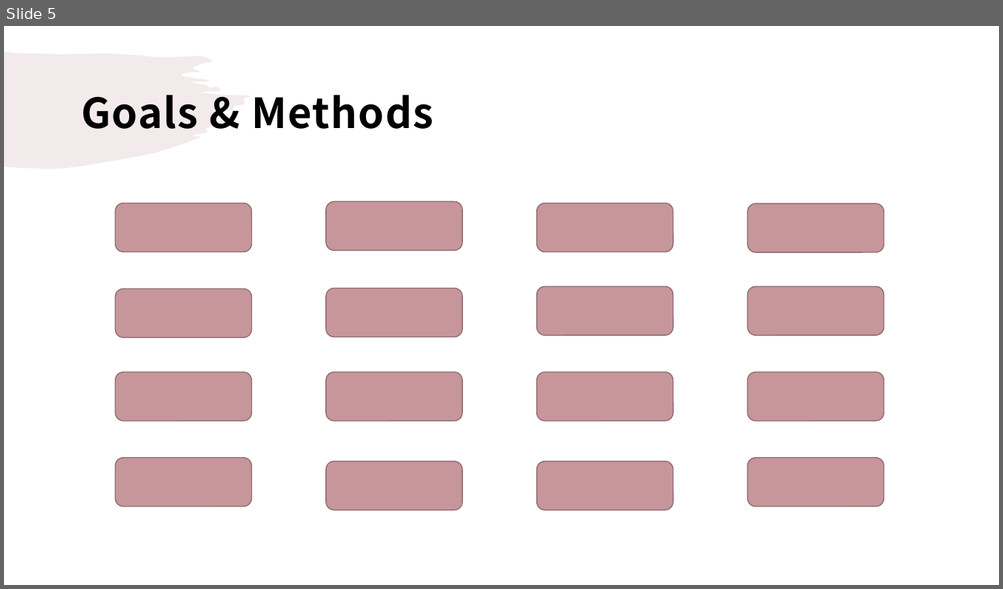
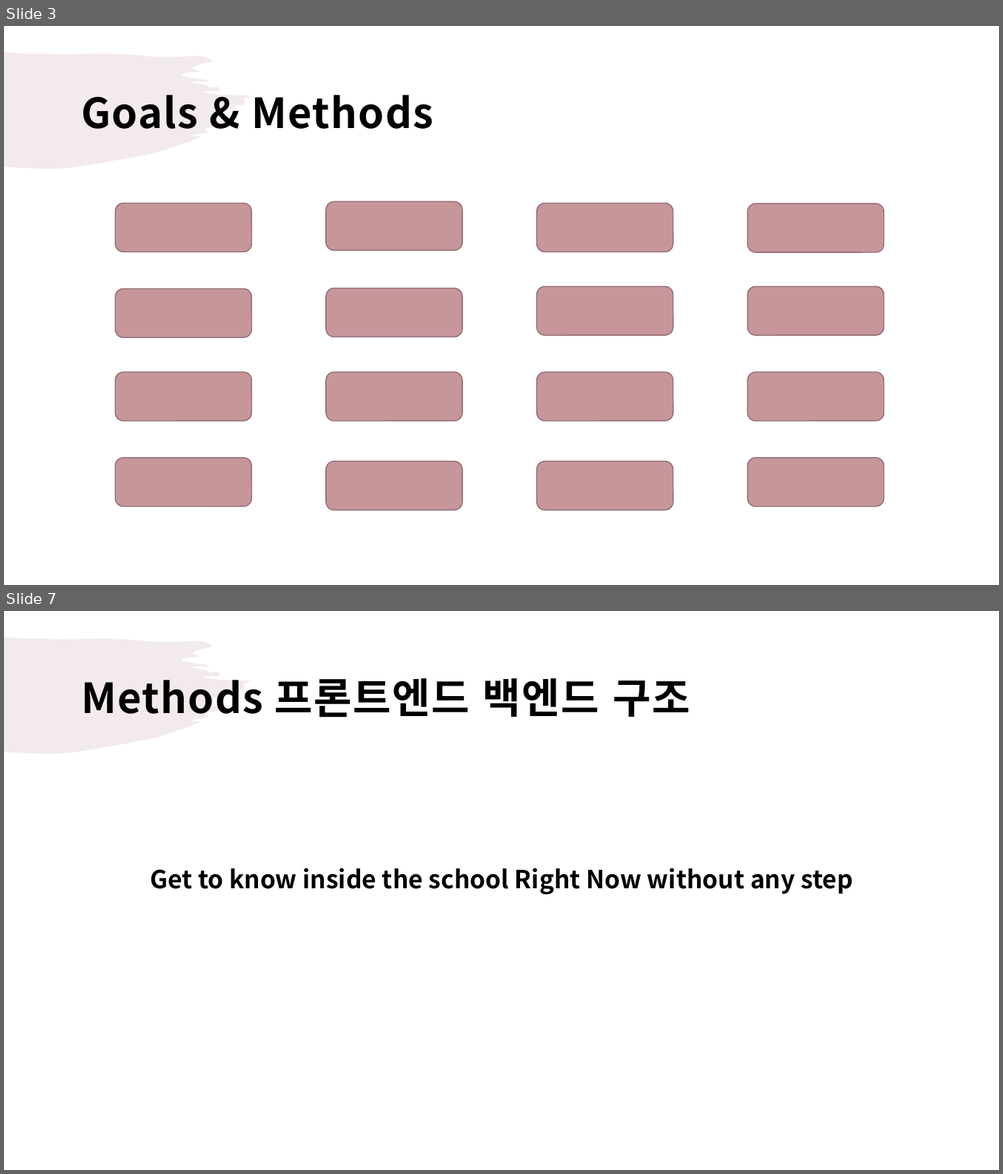
Before and after one commit to droongma/2021spring_41class_team13, a slide deck: 팀플제안서ppt.pptx. Shown one above the other, each under a label of ours: slide 5 before the commit, slides 3 and 7 after it; the slides between them are not shown. The pictures are 1003x589 and 1003x1174 pixels, drawn with LibreOffice and Linux fonts; fonts in the diff are those of the drawing. Boxes give left, top, right and bottom in pixels: in the first picture for what was removed or moved away, otherwise in the second. Text is boxed around its words. In the diff, an @@ line names an element or a change of style, - is before the commit and + after.

Commit message:
황석진 goals / method 작업중

```diff
--- a/팀플제안서ppt.pptx
+++ b/팀플제안서ppt.pptx
@@ slide 7 added at <box>4,611,999,1170</box>, background #FFFFFF; not listed: 1 template element that a slide beside it also shows @@
@@ title added at <box>81,678,689,718</box>, 40 pt, text #000000, bold @@
+Methods 프론트엔드 백엔드 구조
@@ text added at <box>150,868,853,894</box>, 24 pt, text #000000, bold @@
+Get to know inside the school Right Now without any step
@@ what was slide 5 is now slide 3 @@
```
Also in this commit, not shown: 5 other slides added, 4 slides removed.
